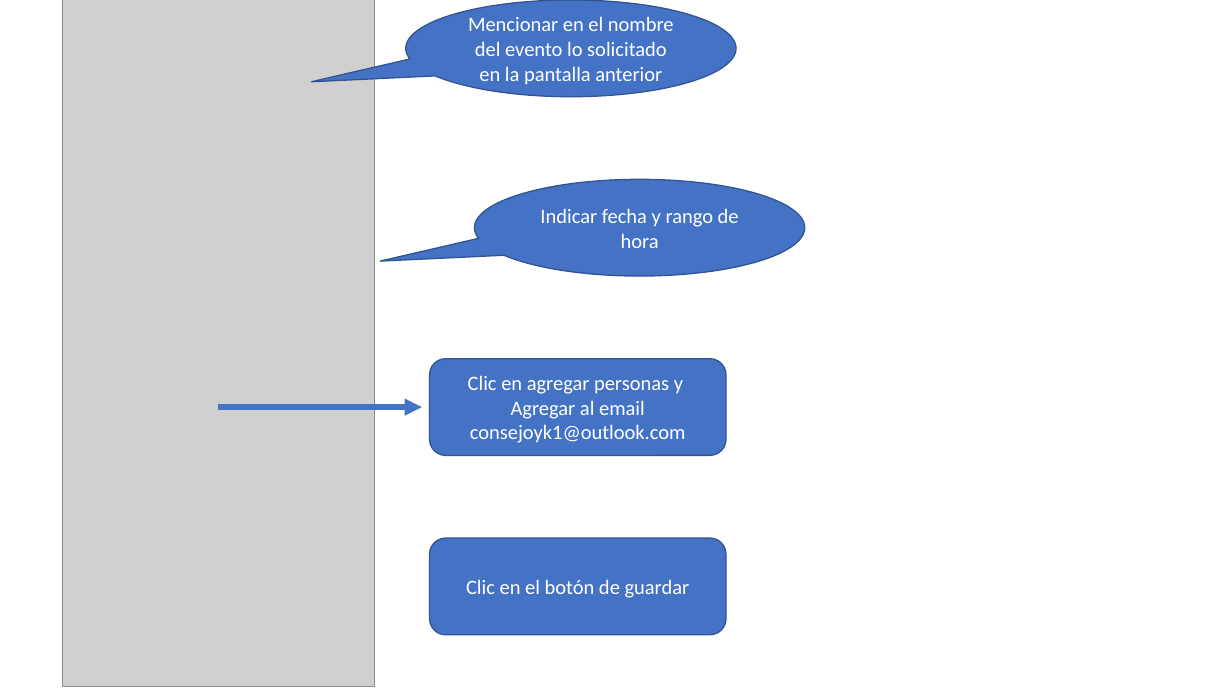
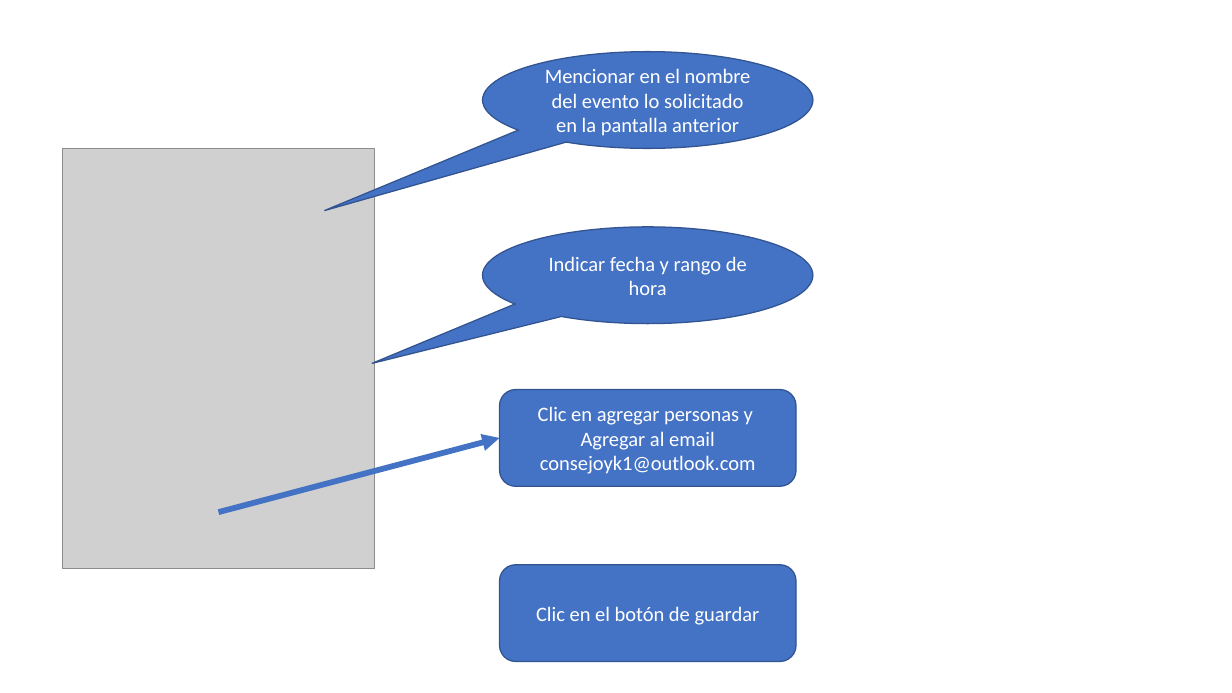
Before and after one commit to consejoyk1/intra, a slide deck: slide 4 of docs/realizar-reserva.pptx. Drawn at 1232x693 pixels with LibreOffice and Linux fonts; fonts in the diff are those of the drawing; grey boxes stand for pictures. Boxes give left, top, right and bottom in pixels: in the first picture for what was removed or moved away, otherwise in the second. Text is boxed around its words. In the diff, an @@ line names an element or a change of style, - is before the commit and + after.

```diff
--- a/docs/realizar-reserva.pptx
+++ b/docs/realizar-reserva.pptx
@@ speech bubble "Mencionar en el nombre del ..." at [482,52,813,149]: proportions changed @@
@@ speech bubble "Mencionar en el nombre del ...": place and size @@
-speech bubble "Mencionar en el nombre del ..." at [406,0,737,97]
+speech bubble "Mencionar en el nombre del ..." at [482,52,813,149]
@@ picture: place and size @@
-picture at [63,0,375,687]
+picture at [63,149,375,569]
@@ speech bubble "Indicar fecha y rango de ...": place and size @@
-speech bubble "Indicar fecha y rango de ..." at [475,179,806,276]
+speech bubble "Indicar fecha y rango de ..." at [482,227,813,324]
@@ speech bubble "Indicar fecha y rango de ..." at [482,227,813,324]: proportions changed @@
@@ rounded rectangle "Clic en agregar personas y": place and size @@
-rounded rectangle "Clic en agregar personas y" at [430,359,726,456]
+rounded rectangle "Clic en agregar personas y" at [500,390,797,487]
@@ arrow moved from (218, 408) - (422, 408) to (218, 512) - (500, 438) @@
@@ rounded rectangle "Clic en el botón de ...": place and size @@
-rounded rectangle "Clic en el botón de ..." at [430,538,726,635]
+rounded rectangle "Clic en el botón de ..." at [500,565,797,662]
```
Also in this commit, not shown: 2 other slides changed, 3 other files.
